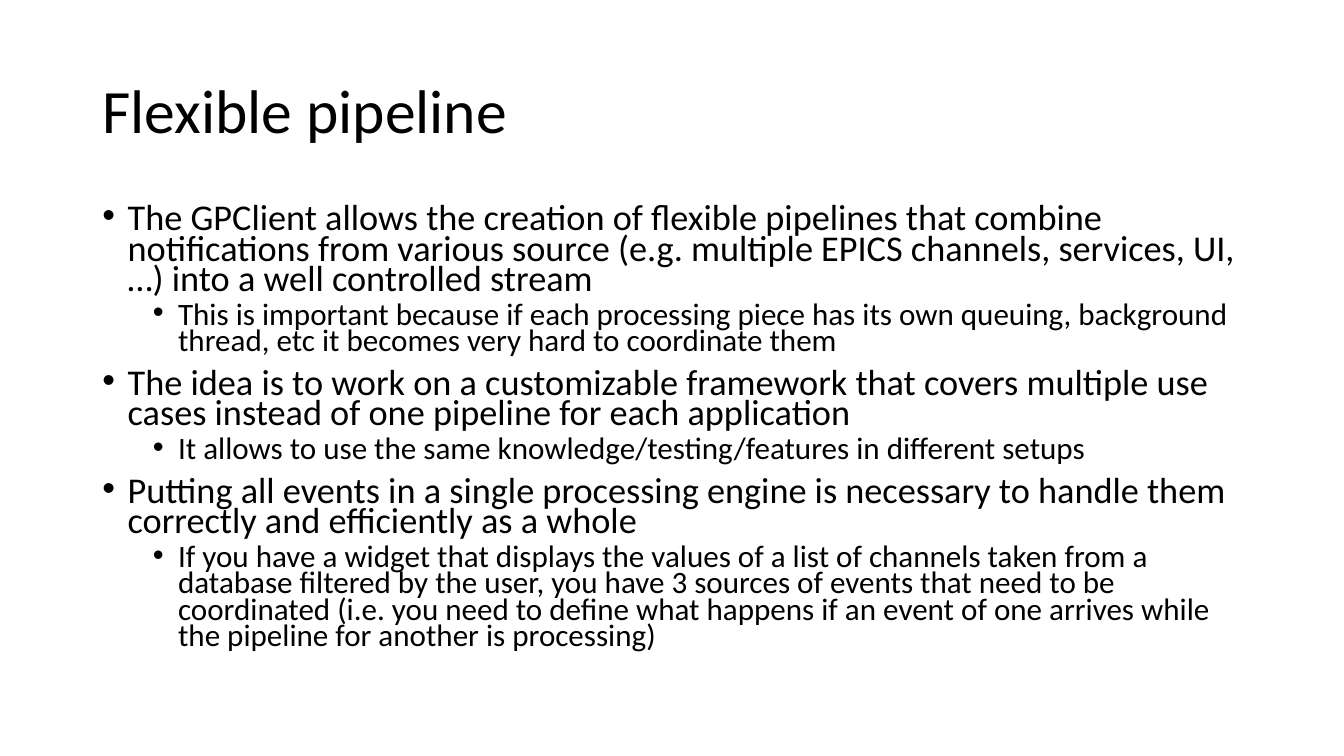
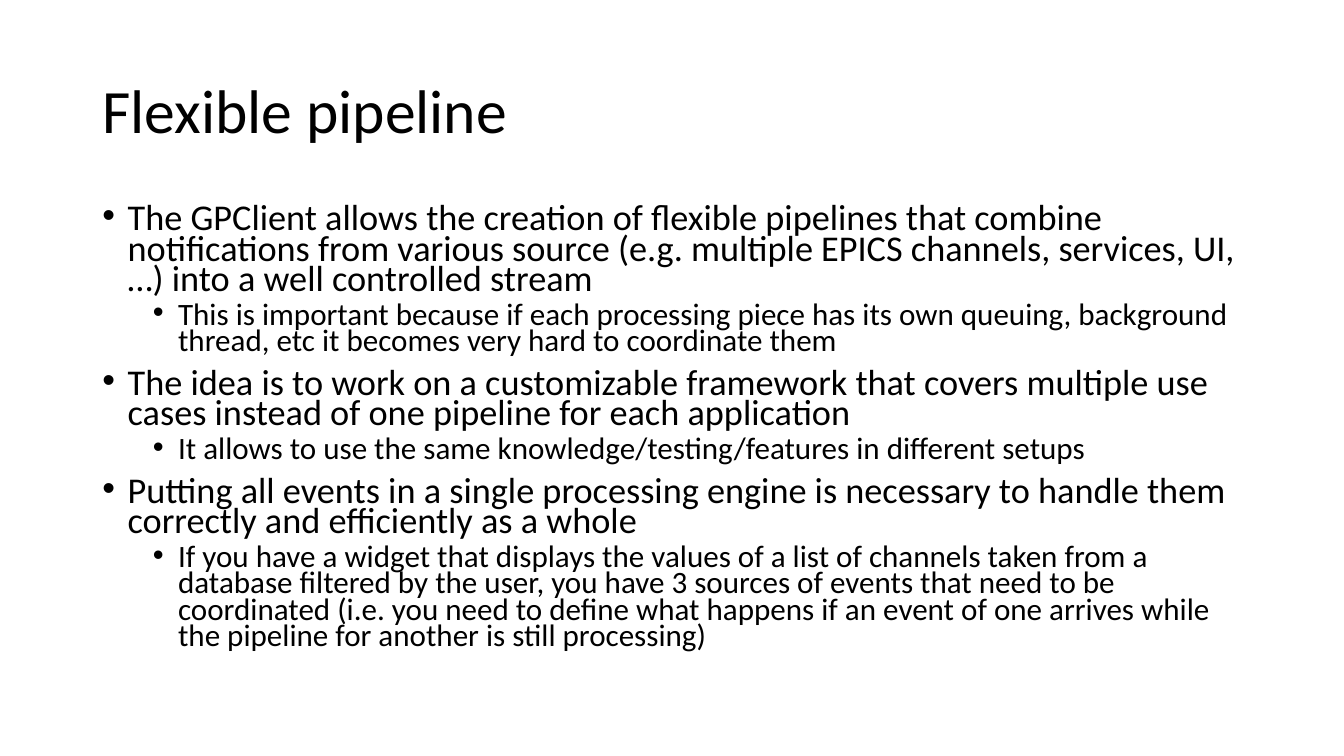
Before and after one commit to shroffk/epics-java-resources, a slide deck: slide 22 of EPICS-GPClient.pptx. Drawn at 1344x756 pixels with LibreOffice and Linux fonts; fonts in the diff are those of the drawing. Boxes give left, top, right and bottom in pixels: in the first picture for what was removed or moved away, otherwise in the second. Text is boxed around its words. In the diff, an @@ line names an element or a change of style, - is before the commit and + after.

```diff
--- a/EPICS-GPClient.pptx
+++ b/EPICS-GPClient.pptx
@@ text at [178, 545, 1209, 652]: text changed @@
-  • If you have a widget that displays the values of a list of channels taken from a database filtered by the user, you have 3 sources of events that need to be coordinated (i.e. you need to define what happens if an event of one arrives while the pipeline for another is processing)
+  • If you have a widget that displays the values of a list of channels taken from a database filtered by the user, you have 3 sources of events that need to be coordinated (i.e. you need to define what happens if an event of one arrives while the pipeline for another is still processing)
```
Also in this commit, not shown: 9 other slides changed.
